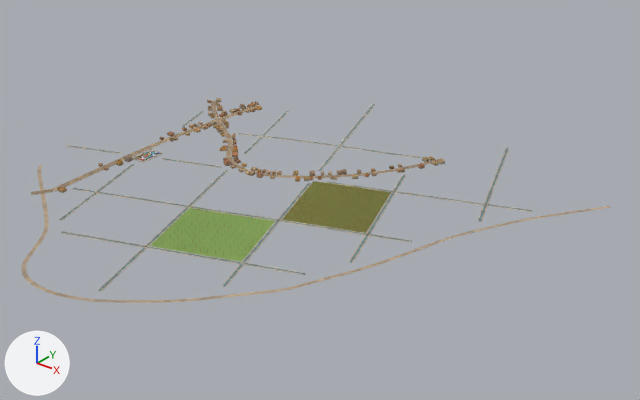
What one commit did to the glTF model media/models/architecture/uruk_quarter_15.glb.
Both versions are drawn from a 50 mm camera at (599.0, -920.0, 648.0) aimed at (-250.0, 142.0, -10.0). Every picture has the same lights, and +X, +Y and +Z are marked at lower left. The older version comes first. Vertices at exactly the same position are counted once.

In view in the first picture: 'uruk_quarter_15'.
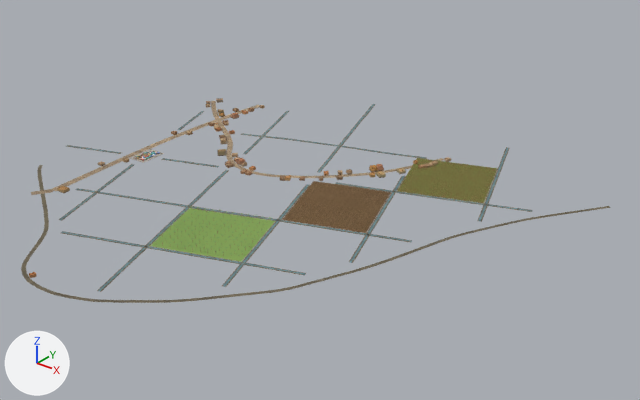
Where the change shows, as pixel boxes [x1, y1, x2, y2] in the pictures (640 x 400 px; the box of a moved part takes in the faces that stretch with it):
'uruk_quarter_15', surface changed, reshaped: [21, 98, 611, 303] in both
part 1 of me_uruk_quarter_15, added: after [241, 133, 427, 159]
part 2 of me_uruk_quarter_15, deleted: before [58, 98, 445, 193]
part 3 of me_uruk_quarter_15, moved or reshaped: before [38, 104, 527, 303]; after [29, 98, 527, 303]
part 4 of me_uruk_quarter_15, surface changed: [162, 111, 421, 287] in both
part 5 of me_uruk_quarter_15, recoloured: [222, 165, 506, 280] in both
part 6 of me_uruk_quarter_15, recoloured: [282, 181, 391, 233] in both

The change, as a list of edits to the scene's bpy script:
```text
Add img_plowed:
    img_plowed = load_image('plowed', '_unpacked/plowed', 512, 512, 'sRGB')
Change mat_earth:
    where n2 = _N.new('ShaderNodeMix'); n2.name = 'Mix'
    n2.inputs[7].default_value: (0.56, 0.43, 0.3, 1.0) -> (0.2, 0.17, 0.11, 1.0)  # 'B', beige #c5af95 -> 'B', dark yellow #7c735d
Add mat_plowed:
    mat_plowed = bpy.data.materials.new('plowed')
    # uses the picture img_plowed
Change me_uruk_quarter_15:
    used by ob_uruk_quarter_15; location = (0.0, 0.0, 0.0)
    remove me_uruk_quarter_15.from_pydata(...)  # 19128 vertices, 21789 faces; spans x -764.0..155.0, y -340.0..557.0, z 1.0..12.0
    add me_uruk_quarter_15.from_pydata(...)  # 17517 vertices, 20946 faces; spans x -764.0..155.0, y -340.0..557.0, z 1.0..12.0
    me_uruk_quarter_15 part 1: the loose piece of 608 vertices spanning x -553.0..-202.0, y 249.0..383.0, z 2.0..5.0 is copied, and the copy is moved by (11.0, 4.0, 0.0); it spans x -542.0..-190.0, y 254.0..387.0, z 2.0..5.0
    me_uruk_quarter_15 part 2: 1014 loose pieces with 4064 vertices, spanning x -726.0..-153.0, y -129.0..401.0, z 1.0..12.0, are deleted
    me_uruk_quarter_15 part 3: 195 vertices moved within x -683.0..41.0, y -127.0..490.0, z 1.0..10.0; 3664 vertices removed from x -702.0..50.0, y -305.0..552.0, z 1.0..11.0; 5509 vertices added at x -725.0..51.0, y -330.0..552.0, z 1.0..11.0
    me_uruk_quarter_15 part 4: 86 kept faces spanning x -697.0..-66.0, y -178.0..340.0, z 1.0..6.0 get new texture (UV) coordinates
    me_uruk_quarter_15 part 5: 467 kept faces spanning x -417.0..24.0, y -159.0..501.0, z 1.0..6.0 get new vertex colours; the middle colour goes from white #f1eddc to light grey #d7e1e1
    me_uruk_quarter_15 part 6: 439 faces spanning x -290.0..-106.0, y 28.0..222.0, z 2.0..3.0 switch from mat_crop to mat_plowed
    other edits to the shape of me_uruk_quarter_15 do not show in these pictures
```
